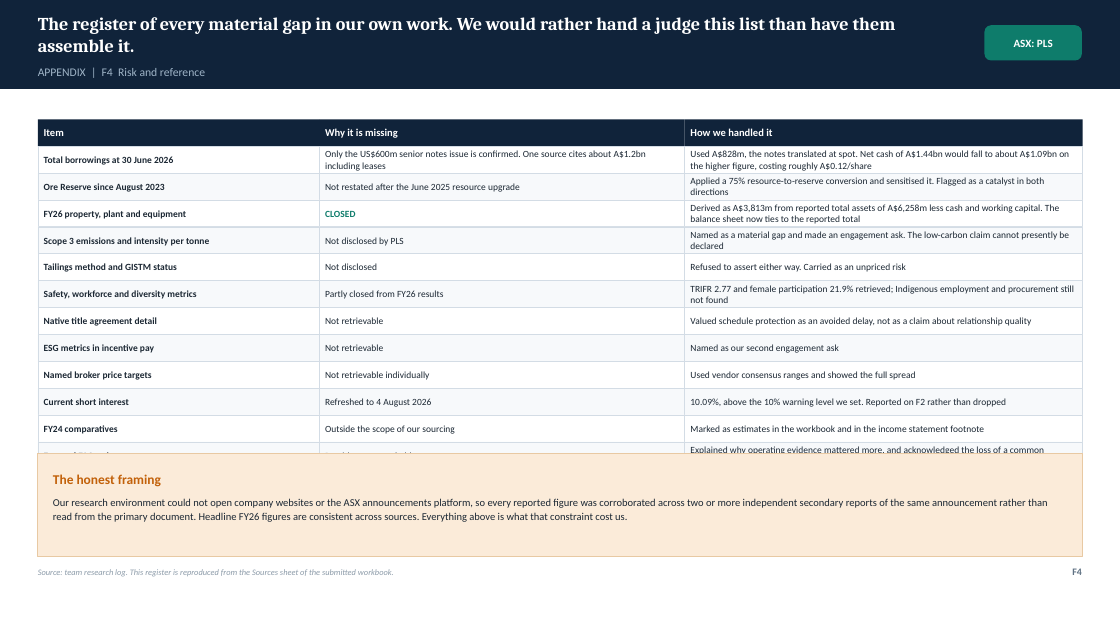
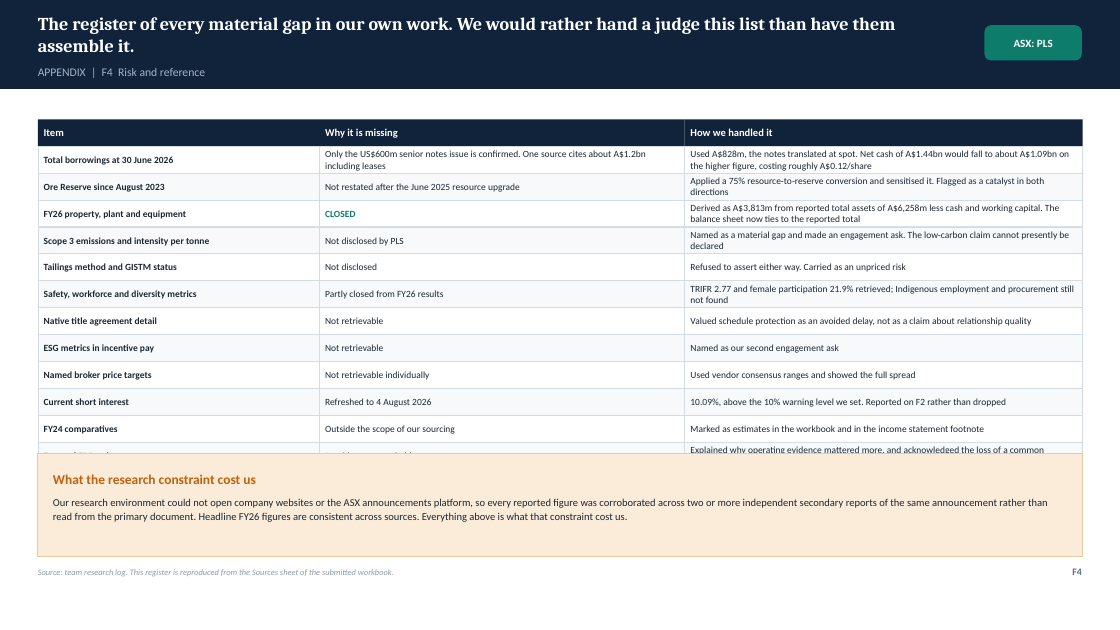
Before and after one commit to SportsSwap/for-claude, a slide deck: slide 79 of deck/PLS_Group_FMAA_2026.pptx. Drawn at 1120x630 pixels with LibreOffice and Linux fonts; fonts in the diff are those of the drawing. Boxes give left, top, right and bottom in pixels: in the first picture for what was removed or moved away, otherwise in the second. Text is boxed around its words. In the diff, an @@ line names an element or a change of style, - is before the commit and + after.

```diff
--- a/deck/PLS_Group_FMAA_2026.pptx
+++ b/deck/PLS_Group_FMAA_2026.pptx
@@ text at (53,474,256,484): text changed @@
-The honest framing
+What the research constraint cost us
```
Also in this commit, not shown: 42 other slides changed, 1 slide added, 10 other files.
